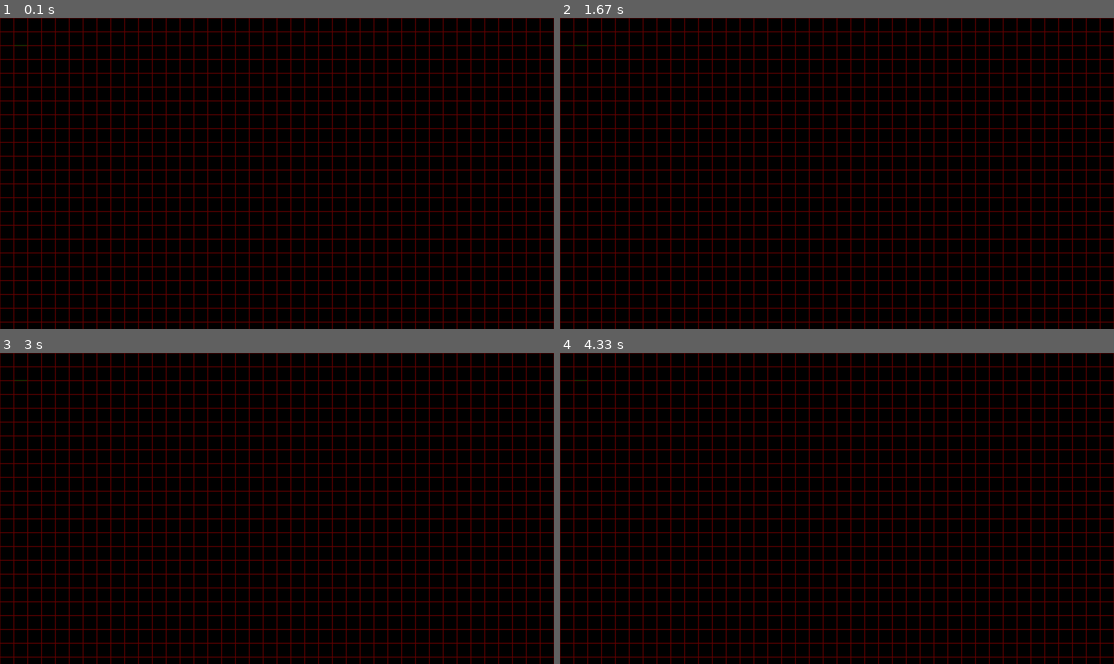
Above: before the commit, frames 1-4 (two rows, left to right).
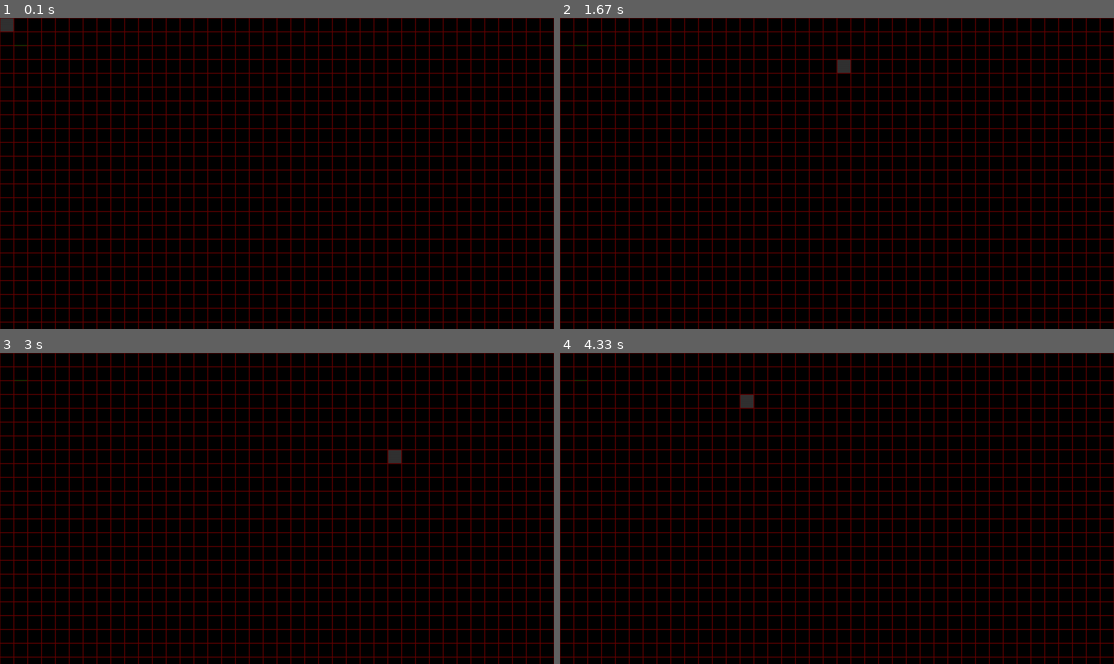
Above: after the commit, the same moments.

Repository: AtticusFinch2/Personal-stuff
Game: pygame game, started from MazePygame.py
The game is run twice, just before and just after one commit, with the same random seed, the same clock (stepped at 60 frames per second) and the same inputs.
Inputs (mouse positions are in pixels of both pictures, inside the frame that each line leads up to):
- Up to frame 1 (0.1 s): no input
- Up to frame 2 (1.67 s): move the mouse to (814, 185) at 0.37 s; move the mouse to (665, 126) at 0.87 s; move the mouse to (848, 67) at 1.2 s
- Up to frame 3 (3 s): move the mouse to (260, 455) at 1.7 s; move the mouse to (421, 480) at 2.27 s; move the mouse to (393, 452) at 2.6 s
- Up to frame 4 (4.33 s): move the mouse to (859, 496) at 3.03 s; move the mouse to (753, 598) at 3.43 s; move the mouse to (748, 405) at 4.1 s

The runs differ from the first frame. In frame 1, 0.1% of the frame differs, in the area x 0-3%, y 0-5%; in frame 2, 0.1%; in frame 3, 0.1%; in frame 4, 0.1%.

Commit message:
Update MazePygame.py

Diff:
--- a/MazePygame.py
+++ b/MazePygame.py
@@ -40,7 +40,11 @@
                         topLeft = (boxW*col, boxH*row)
                         endPos = (topLeft[0] + (boxW+borderW)*(dir[0]), topLeft[1] + (boxH+borderW)*(dir[1]))
                     pygame.draw.line(screen, pygame.Color(100, 0, 0), topLeft, endPos, width=borderW)
-TickMouseThing=0
+stateSquare = [["Unclicked" for x in range(rows)] for y in range(cols)]
+ticker=0
+LastClick = 0
+curTime =0
+click=False
 while running:
     # poll for events
     # pygame.QUIT event means the user clicked X to close your window
@@ -49,32 +53,54 @@
             running = False
         if event.type == pygame.MOUSEBUTTONDOWN:
             click = True
-        else:
+        if event.type == pygame.MOUSEBUTTONUP:
             click = False
-
+        keys = pygame.key.get_pressed()
+        if keys[pygame.K_q]:
+            running = False
     # fill the screen with a color to wipe away anything from last frame
     screen.fill("purple")
     boxDrawer()
     wallDrawer()
     (x,y) = pygame.mouse.get_pos()
-    if click:
-        col = int(x/boxW)
-        row = int(y/boxH)
+    col = int(x / boxW)
+    row = int(y / boxH)
+    curTime = curTime+1
+    if click and curTime>LastClick+3:
         print(col, row, (x,y))
-        squareColor[col][row] = pygame.Color(int(255*rand.random()),int(255*rand.random()),int(255*rand.random()))
+        if stateSquare[col][row] == "Clicked":
+            stateSquare[col][row] = "Unclicked"
+            squareColor[col][row] = pygame.Color(0, 0, 0)
+        else:
+            stateSquare[col][row] = "Clicked"
+            squareColor[col][row] = pygame.Color(100, 100, 100)
+        boxDrawer()
+        LastClick = curTime
+        print(LastClick)
+    else:
+        if stateSquare[col][row] == "Clicked":
+            squareColor[col][row] = pygame.Color(50, 50, 50)
+            boxDrawer()
+            squareColor[col][row] = pygame.Color(100,100,100)
+            stateSquare[col][row] = "Clicked"
+        else:
+            squareColor[col][row] = pygame.Color(50, 50, 50)
+            boxDrawer()
+            squareColor[col][row] = pygame.Color(0, 0, 0)
+            stateSquare[col][row] = "Unclicked"
+    wallDrawer()
 
 
-    '''
     keys = pygame.key.get_pressed()
-    if keys[pygame.K_w]:
+
+    '''if keys[pygame.K_w]:
         player_pos.y -= 300 * dt
     if keys[pygame.K_s]:
         player_pos.y += 300 * dt
     if keys[pygame.K_a]:
         player_pos.x -= 300 * dt
     if keys[pygame.K_d]:
-        player_pos.x += 300 * dt
-    '''
+        player_pos.x += 300 * dt'''
 
     # flip() the display to put your work on screen
     pygame.display.flip()
